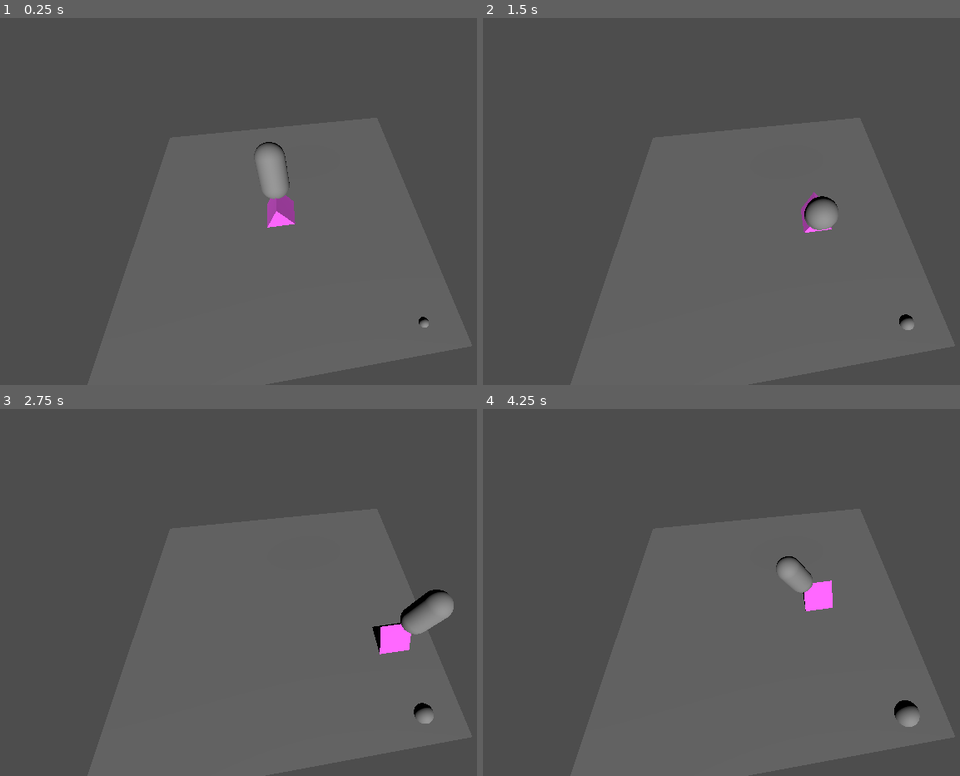
Above: before the commit, frames 1-4 (two rows, left to right).
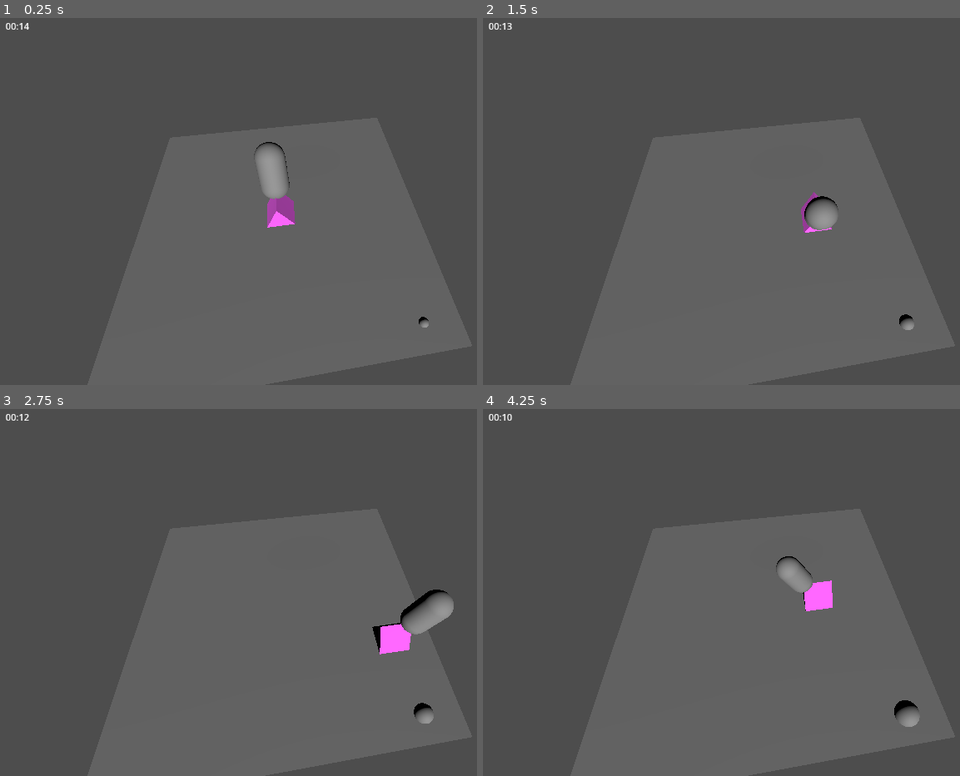
Above: after the commit, the same moments.

Repository: justfordoener/ggj_2025
Game: Godot game, scene res://scenes/level.tscn
Same seed, same stepped clock (60 frames per second), same inputs: the game is played once before the commit and once after it.
Inputs:
- Up to frame 1 (0.25 s): no input
- Up to frame 2 (1.5 s): hold D (move_right) 0.53-1.28 s; hold S (move_down) from 1.28 s (still down)
- Up to frame 3 (2.75 s): release S (move_down) at 2.03 s; hold D (move_right) from 2.03 s (still down)
- Up to frame 4 (4.25 s): release D (move_right) at 2.78 s; hold W (move_up) 2.78-3.53 s; hold A (move_left) from 3.53 s (still down)

The runs differ from the first frame. In frame 1, less than 0.1% of the frame differs, in the area x 1-7%, y 1-4%; in frame 2, less than 0.1%; in frame 3, less than 0.1%; in frame 4, less than 0.1%.

Commit message:
add timer

Diff:
--- /dev/null
+++ b/scenes/gametimer.gd
@@ -0,0 +1,24 @@
+extends Control
+
+signal timer_finished
+
+@onready var timer : Timer = $Timer
+@onready var label : Label= $TimerLabel
+
+@export var start_time_seconds = 15  # 2 minutes in seconds
+
+func _ready():
+	timer.wait_time = start_time_seconds
+	timer.autostart = false
+	timer.start()
+
+func _process(delta):
+	if timer.time_left > 0:
+		var time_left = int(timer.time_left)
+		var minutes = time_left / 60
+		var seconds = time_left % 60
+		label.text = "%02d:%02d" % [minutes, seconds]
+
+
+func _on_timer_timeout():
+	print("you won nice job bro")
--- a/scenes/level.tscn
+++ b/scenes/level.tscn
@@ -1,7 +1,8 @@
-[gd_scene load_steps=4 format=3 uid="uid://cigres6fumq7p"]
+[gd_scene load_steps=5 format=3 uid="uid://cigres6fumq7p"]
 
 [ext_resource type="PackedScene" uid="uid://fmpob7r38tkr" path="res://scenes/spider.tscn" id="1_owgxw"]
-[ext_resource type="PackedScene" uid="uid://dj6m5lq1j4m48" path="res://scenes/bubble.tscn" id="2_r3a42"]
+[ext_resource type="PackedScene" path="res://scenes/bubble.tscn" id="2_r3a42"]
+[ext_resource type="PackedScene" uid="uid://oge4drkjke1h" path="res://scenes/timer.tscn" id="3_l1mkp"]
 
 [sub_resource type="PlaneMesh" id="PlaneMesh_rwh51"]
 
@@ -20,3 +21,5 @@
 
 [node name="bubble" parent="." instance=ExtResource("2_r3a42")]
 transform = Transform3D(0.1, 0, 0, 0, 0.1, 0, 0, 0, 0.1, 0.774361, 0.0186862, 0.851193)
+
+[node name="game timer" parent="." instance=ExtResource("3_l1mkp")]
--- /dev/null
+++ b/scenes/timer.tscn
@@ -0,0 +1,24 @@
+[gd_scene load_steps=2 format=3 uid="uid://oge4drkjke1h"]
+
+[ext_resource type="Script" path="res://scenes/gametimer.gd" id="1_f540b"]
+
+[node name="game timer" type="Control"]
+layout_mode = 3
+anchors_preset = 15
+anchor_right = 1.0
+anchor_bottom = 1.0
+grow_horizontal = 2
+grow_vertical = 2
+script = ExtResource("1_f540b")
+
+[node name="TimerLabel" type="Label" parent="."]
+layout_mode = 0
+offset_left = 14.0
+offset_top = 14.0
+offset_right = 55.0
+offset_bottom = 37.0
+text = "02:00"
+
+[node name="Timer" type="Timer" parent="."]
+
+[connection signal="timeout" from="Timer" to="." method="_on_timer_timeout"]
Not shown: 1 places in scenes/spider.tscn that only renumber resources
